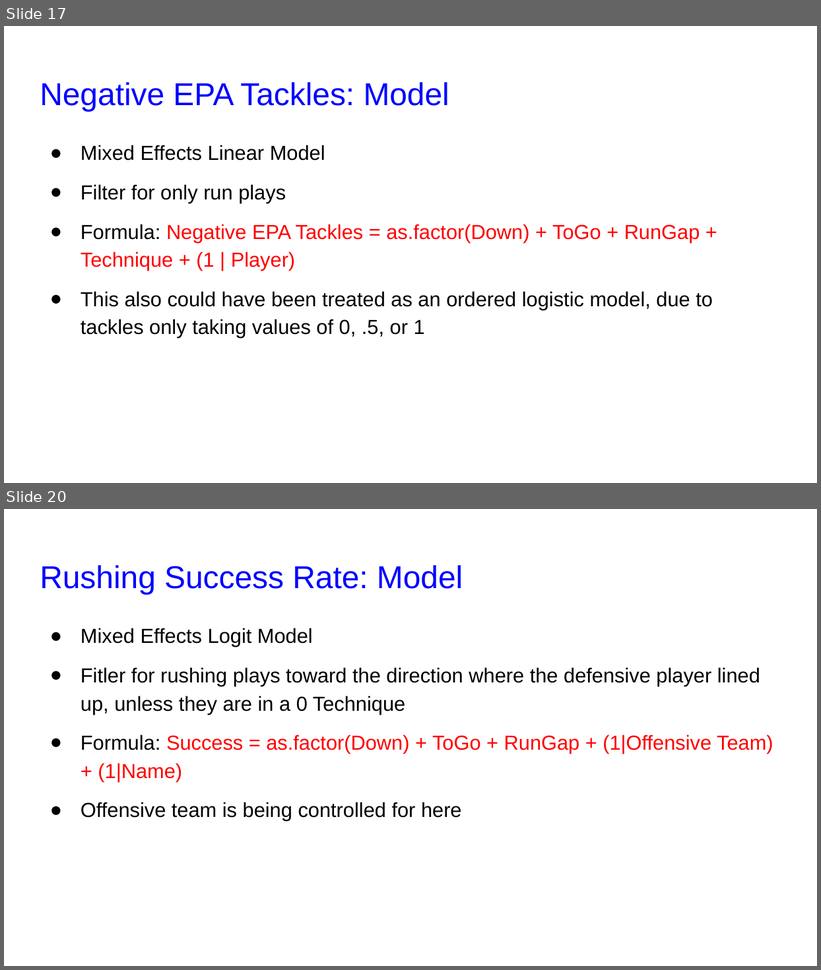
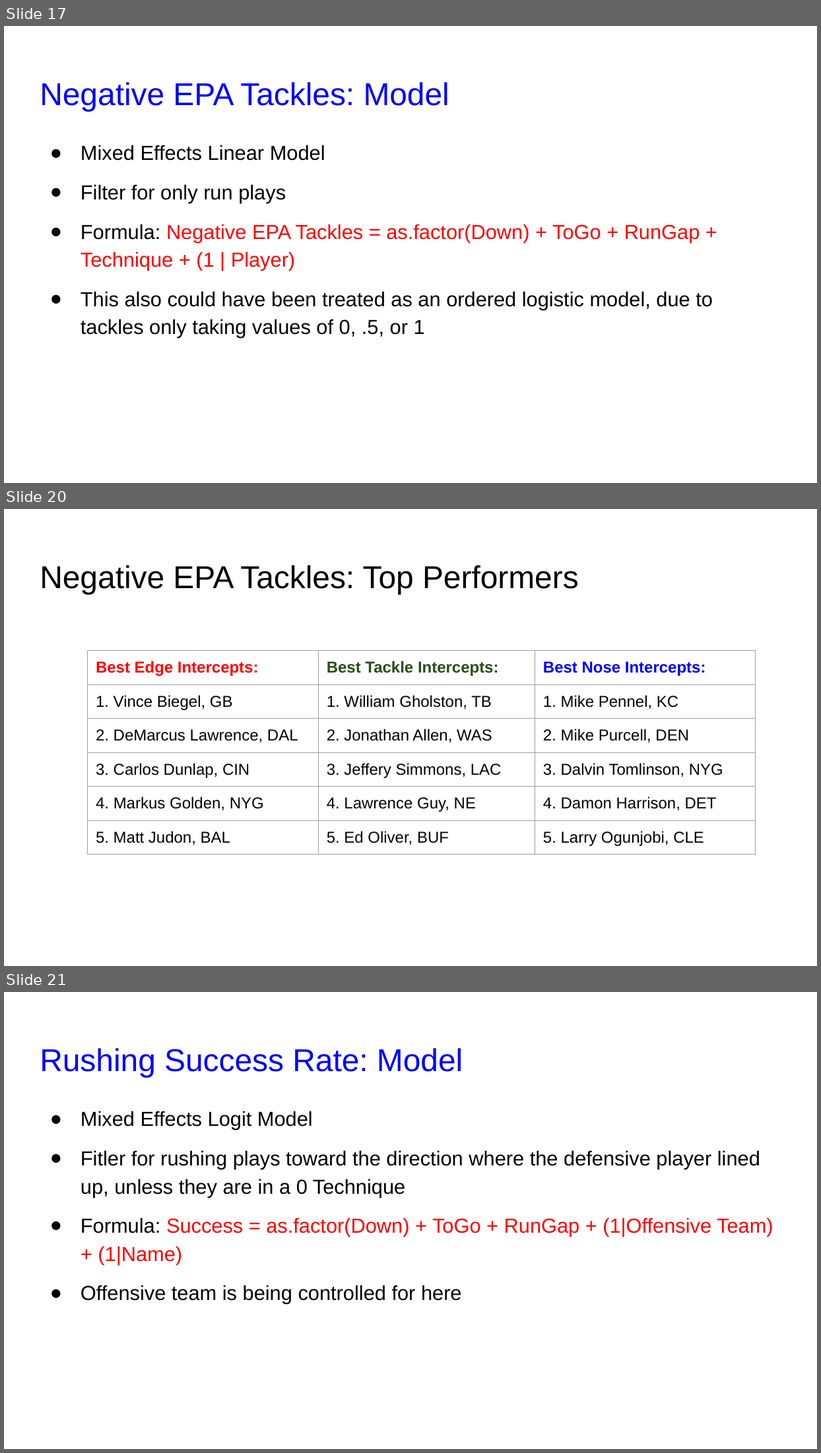
Before and after one commit to SportsInfoSolutions/AnalyticsChallenge2020, a slide deck: Submissions/SIS_Challenge.pptx. Shown one above the other, each under a label of ours: slides 17 and 20 before the commit, slides 17, 20 and 21 after it; the slides between them are not shown. The pictures are 821x970 and 821x1453 pixels, drawn with LibreOffice and Linux fonts; fonts in the diff are those of the drawing. Boxes give left, top, right and bottom in pixels: in the first picture for what was removed or moved away, otherwise in the second. Text is boxed around its words. In the diff, an @@ line names an element or a change of style, - is before the commit and + after.

```diff
--- a/Submissions/SIS_Challenge.pptx
+++ b/Submissions/SIS_Challenge.pptx
@@ slide 20 added at box(4, 509, 817, 966), background #FFFFFF @@
@@ title added at box(40, 565, 579, 594), 28 pt, text #000000 @@
+Negative EPA Tackles: Top Performers
@@ table added at box(88, 650, 755, 917), 6 rows, 3 columns @@
+Best Edge Intercepts: | Best Tackle Intercepts: | Best Nose Intercepts:
+1. Vince Biegel, GB | 1. William Gholston, TB | 1. Mike Pennel, KC
+2. DeMarcus Lawrence, DAL | 2. Jonathan Allen, WAS | 2. Mike Purcell, DEN
+3. Carlos Dunlap, CIN | 3. Jeffery Simmons, LAC | 3. Dalvin Tomlinson, NYG
+4. Markus Golden, NYG | 4. Lawrence Guy, NE | 4. Damon Harrison, DET
+5. Matt Judon, BAL | 5. Ed Oliver, BUF | 5. Larry Ogunjobi, CLE
@@ what was slide 20 is now slide 21 @@
```
Also in this commit, not shown: 8 slides changed, 2 other slides added, 1 slide removed, 1 other file.
